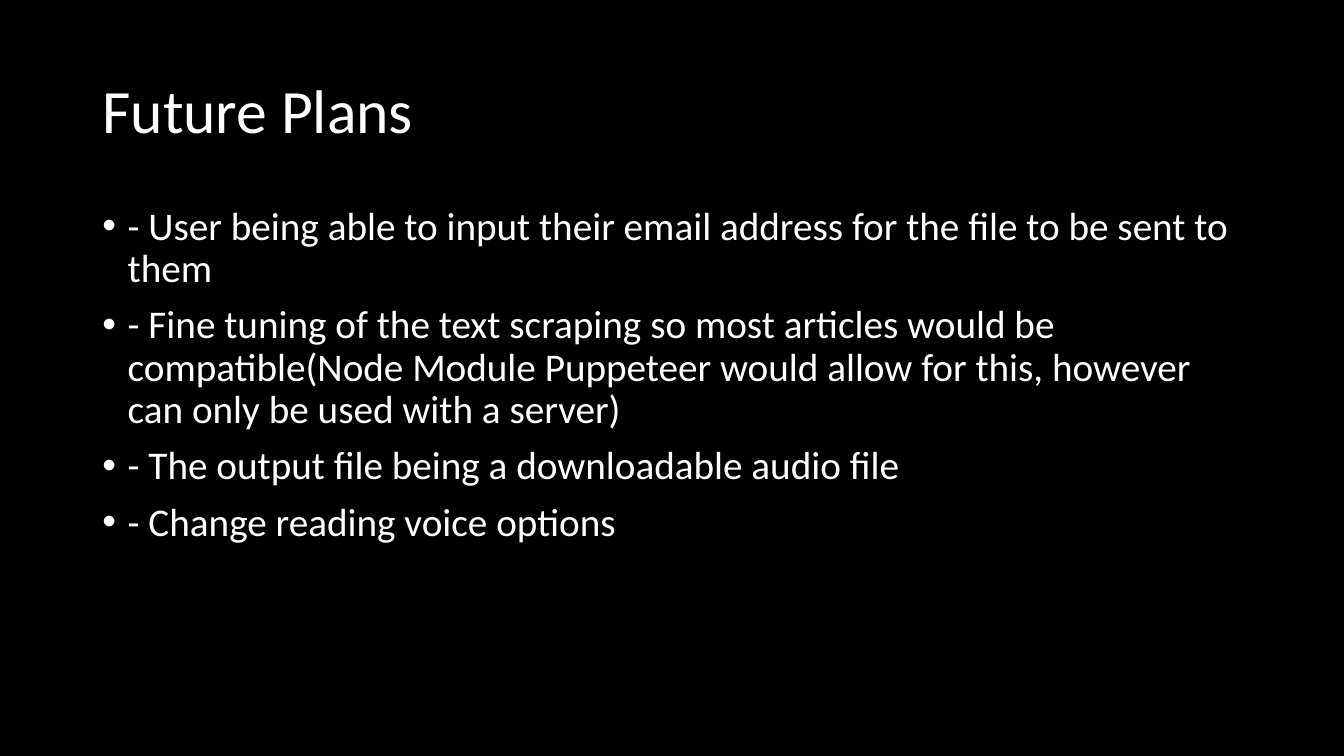
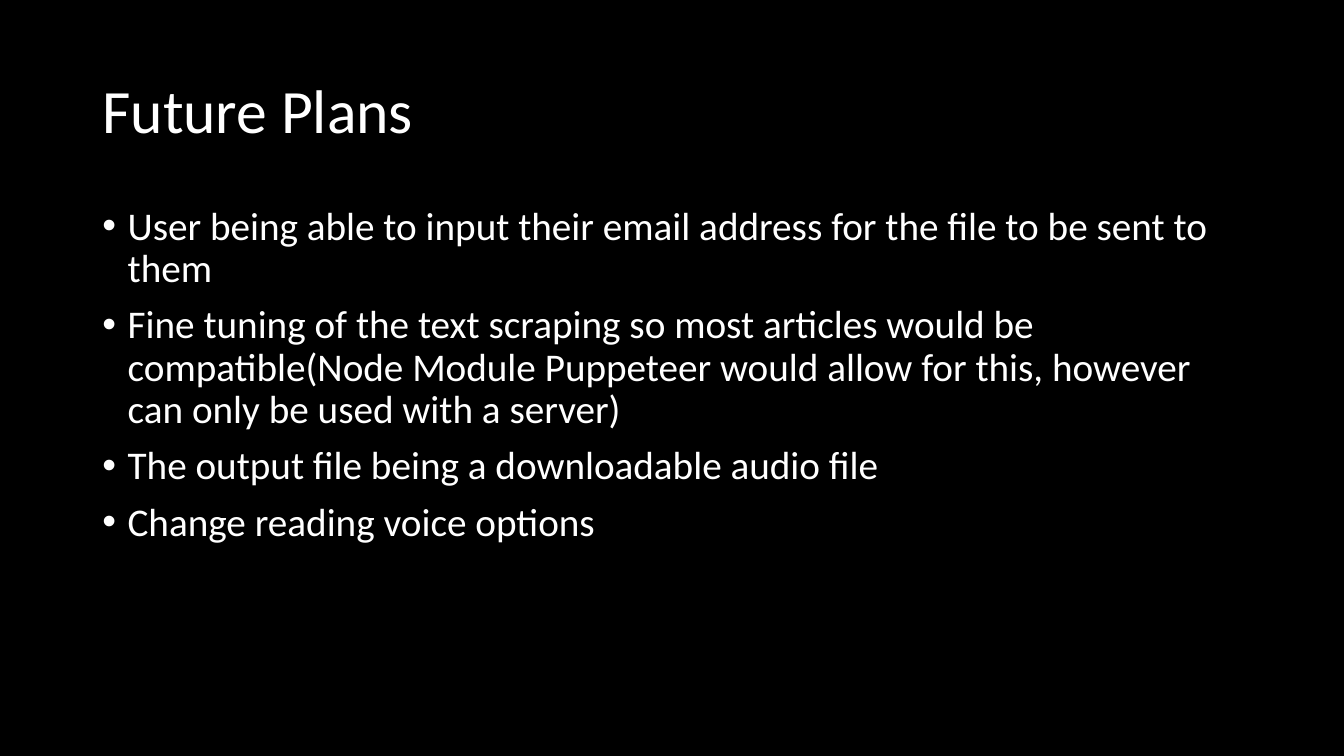
Before and after one commit to Shelby219/README_article_reading_app, a slide deck: slide 7 of pres.pptx. Drawn at 1344x756 pixels with LibreOffice and Linux fonts; fonts in the diff are those of the drawing. Boxes give left, top, right and bottom in pixels: in the first picture for what was removed or moved away, otherwise in the second. Text is boxed around its words. In the diff, an @@ line names an element or a change of style, - is before the commit and + after.

Commit message:
updated ppt

```diff
--- a/pres.pptx
+++ b/pres.pptx
@@ text at <box>128,212,1207,543</box>: text changed @@
-• - User being able to input their email address for the file to be sent to them
-• - Fine tuning of the text scraping so most articles would be compatible(Node Module Puppeteer would allow for this, however can only be used with a server)
-• - The output file being a downloadable audio file
-• - Change reading voice options
+• User being able to input their email address for the file to be sent to them
+• Fine tuning of the text scraping so most articles would be compatible(Node Module Puppeteer would allow for this, however can only be used with a server)
+• The output file being a downloadable audio file
+• Change reading voice options
```
Also in this commit, not shown: 2 other slides changed, 3 slides added, 3 slides removed, 3 other files.
